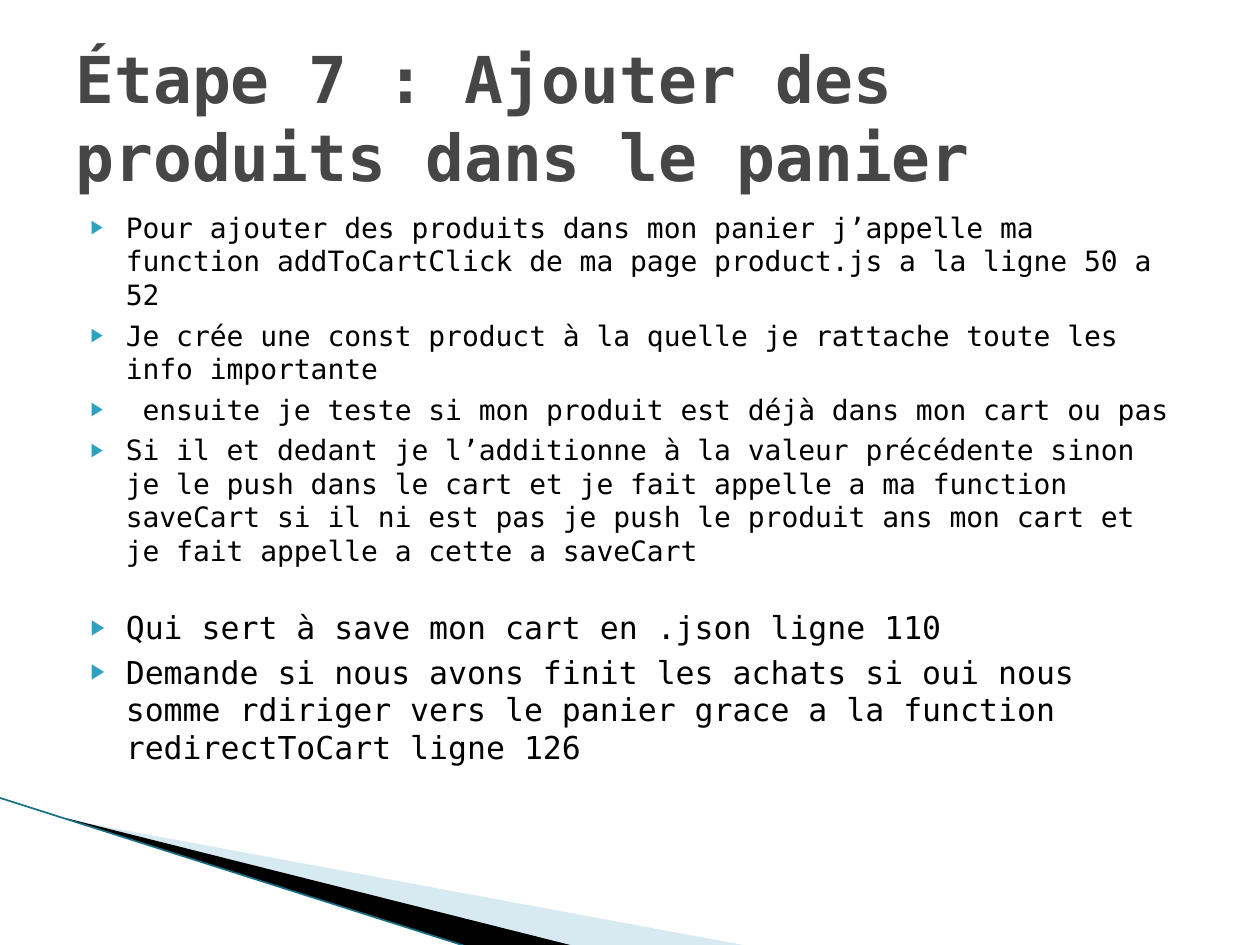
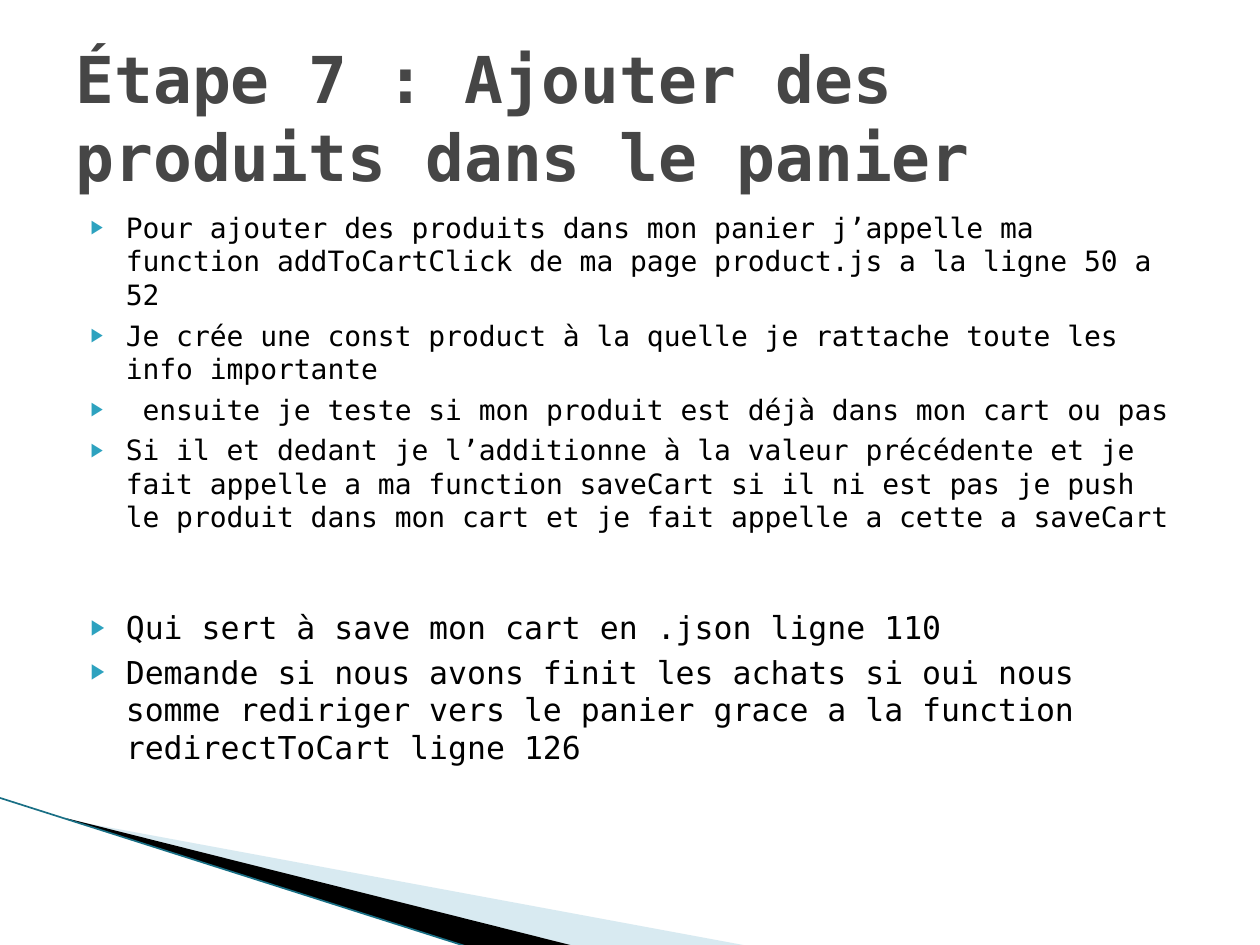
Before and after one commit to gwenaelgressier/GwenaelGressier_05_04042022, a slide deck: slide 9 of Nouveau Présentation Microsoft Office PowerPoint.pptx. Drawn at 1260x945 pixels with LibreOffice and Linux fonts; fonts in the diff are those of the drawing; background and template pictures are left out. Boxes give left, top, right and bottom in pixels: in the first picture for what was removed or moved away, otherwise in the second. Text is boxed around its words. In the diff, an @@ line names an element or a change of style, - is before the commit and + after.

```diff
--- a/Nouveau Présentation Microsoft Office PowerPoint.pptx
+++ b/Nouveau Présentation Microsoft Office PowerPoint.pptx
@@ text at bbox=[126, 438, 1169, 533]: text changed @@
-▶ Si il et dedant je l’additionne à la valeur précédente sinon je le push dans le cart et je fait appelle a ma function saveCart si il ni est pas je push le produit ans mon cart et je fait appelle a cette a saveCart
+▶ Si il et dedant je l’additionne à la valeur précédente et je fait appelle a ma function saveCart si il ni est pas je push le produit dans mon cart et je fait appelle a cette a saveCart
@@ text at bbox=[126, 660, 1074, 766]: text changed @@
-▶ Demande si nous avons finit les achats si oui nous somme rdiriger vers le panier grace a la function redirectToCart ligne 126
+▶ Demande si nous avons finit les achats si oui nous somme rediriger vers le panier grace a la function redirectToCart ligne 126
```
Also in this commit, not shown: 4 other slides changed, 3 other files.
